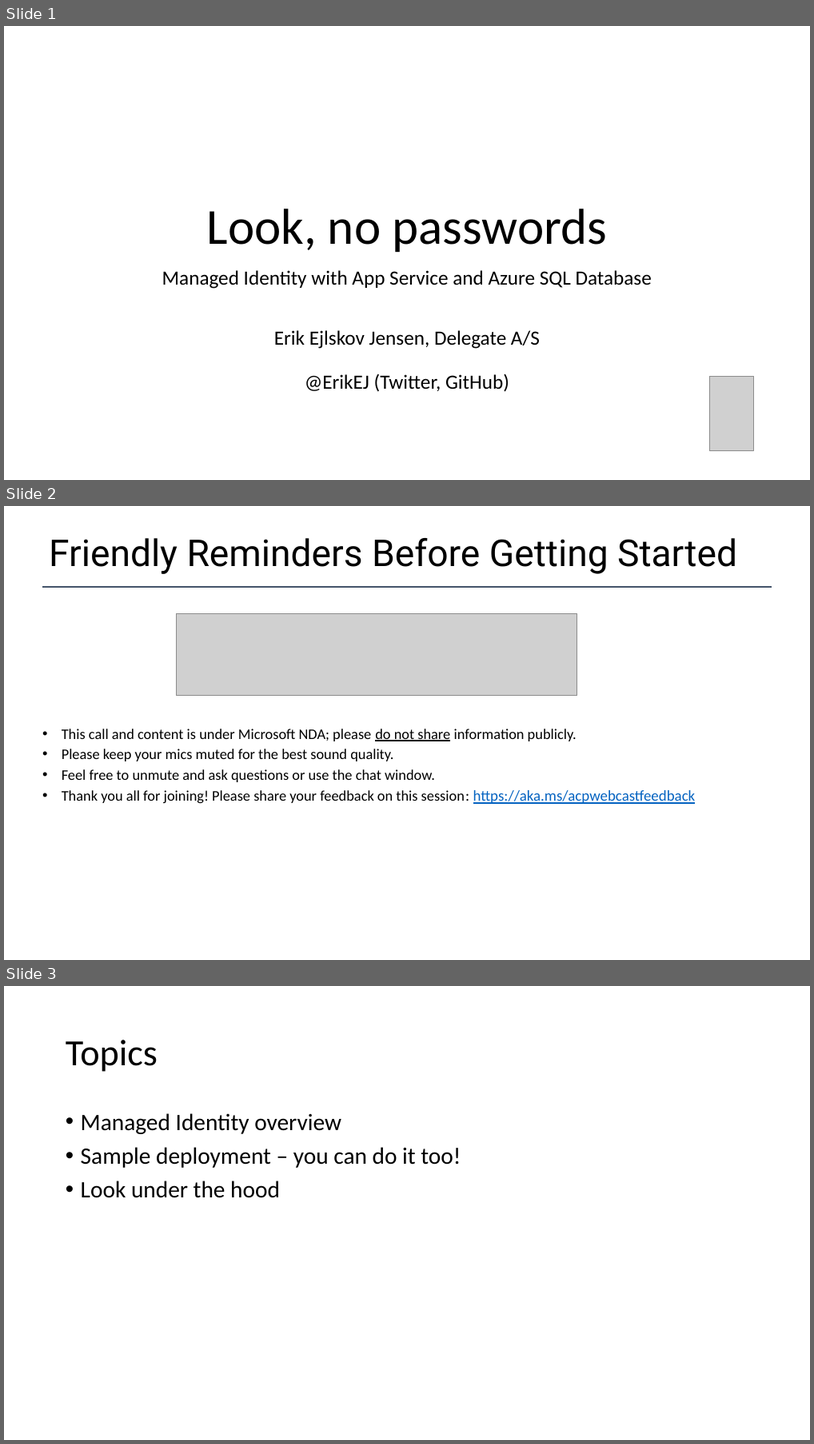
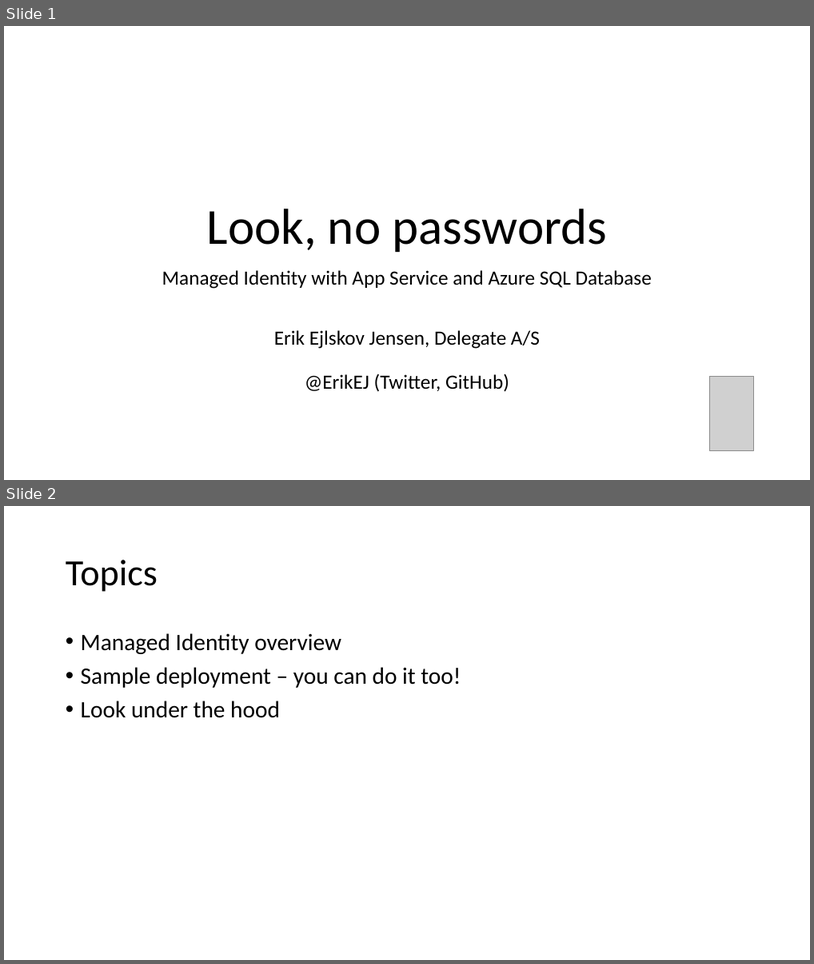
Before and after one commit to ErikEJ/CloudBurstDemo, a slide deck: ManagedIdentity.pptx. Shown one above the other, each under a label of ours: slides 1, 2 and 3 before the commit, slides 1 and 2 after it. The pictures are 814x1444 and 814x964 pixels, drawn with LibreOffice and Linux fonts; fonts in the diff are those of the drawing; grey boxes stand for pictures. Boxes give left, top, right and bottom in pixels: in the first picture for what was removed or moved away, otherwise in the second. Text is boxed around its words. In the diff, an @@ line names an element or a change of style, - is before the commit and + after.

```diff
--- a/ManagedIdentity.pptx
+++ b/ManagedIdentity.pptx
@@ slide 2 removed at <box>4,506,810,960</box>, background #FFFFFF @@
@@ title removed at <box>49,538,738,574</box> @@
-Friendly Reminders Before Getting Started
@@ line removed from (42, 587) to (772, 587) @@
@@ picture removed at <box>177,614,578,696</box> @@
@@ text removed at <box>62,728,696,804</box> @@
-• This call and content is under Microsoft NDA; please do not share information publicly.
-• Please keep your mics muted for the best sound quality.
-• Feel free to unmute and ask questions or use the chat window.
-• Thank you all for joining! Please share your feedback on this session: https://aka.ms/acpwebcastfeedback
@@ what was slide 3 is now slide 2 @@
```
Also in this commit, not shown: 1 other file.
